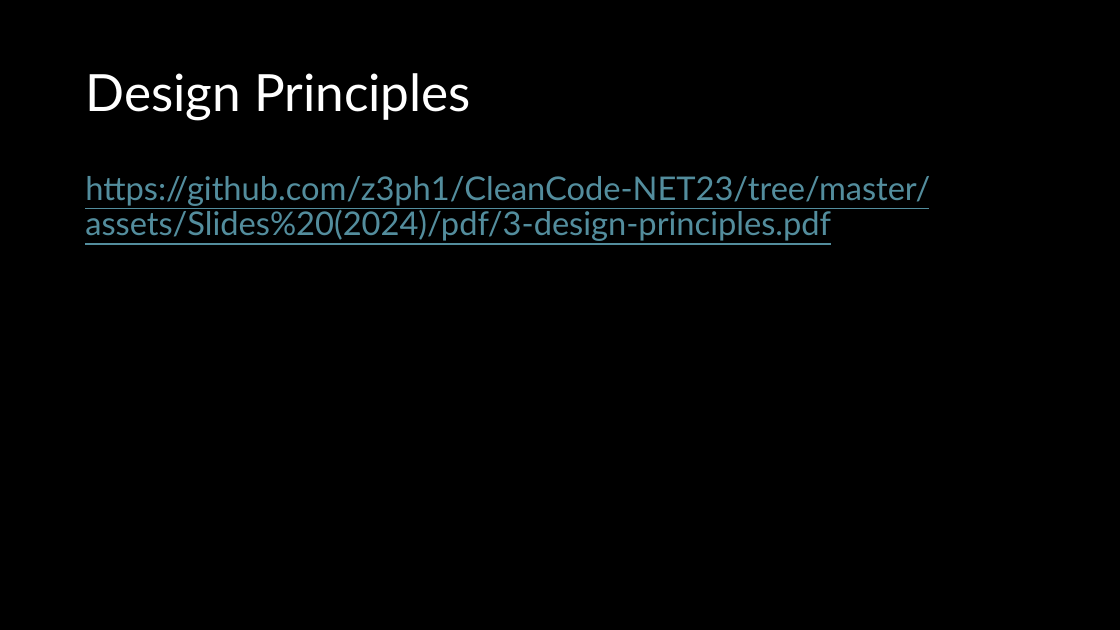
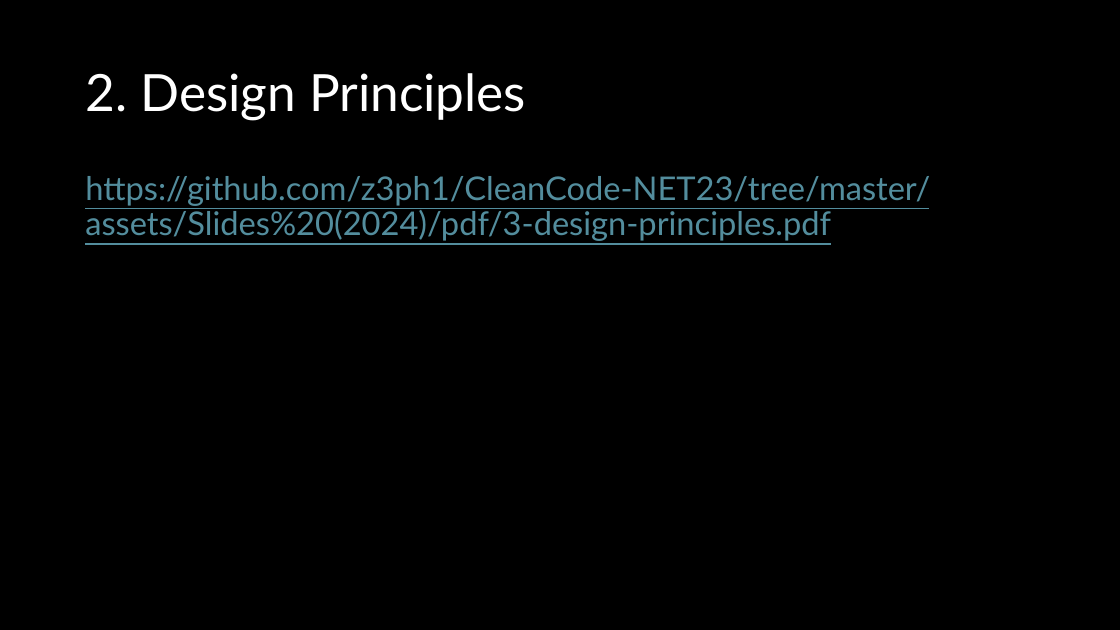
Before and after one commit to z3ph1/CleanCode-NET23, a slide deck: slide 7 of assets/Slides (2024)/pptx/1-clean-code.pptx. Drawn at 1120x630 pixels with LibreOffice and Linux fonts; fonts in the diff are those of the drawing. Boxes give left, top, right and bottom in pixels: in the first picture for what was removed or moved away, otherwise in the second. Text is boxed around its words. In the diff, an @@ line names an element or a change of style, - is before the commit and + after.

```diff
--- a/assets/Slides (2024)/pptx/1-clean-code.pptx
+++ b/assets/Slides (2024)/pptx/1-clean-code.pptx
@@ title at (x1=85, y1=73, x2=526, y2=120): text changed @@
-Design Principles
+2. Design Principles
```
Also in this commit, not shown: 6 other slides changed, 2 slides removed, 3 other files.
